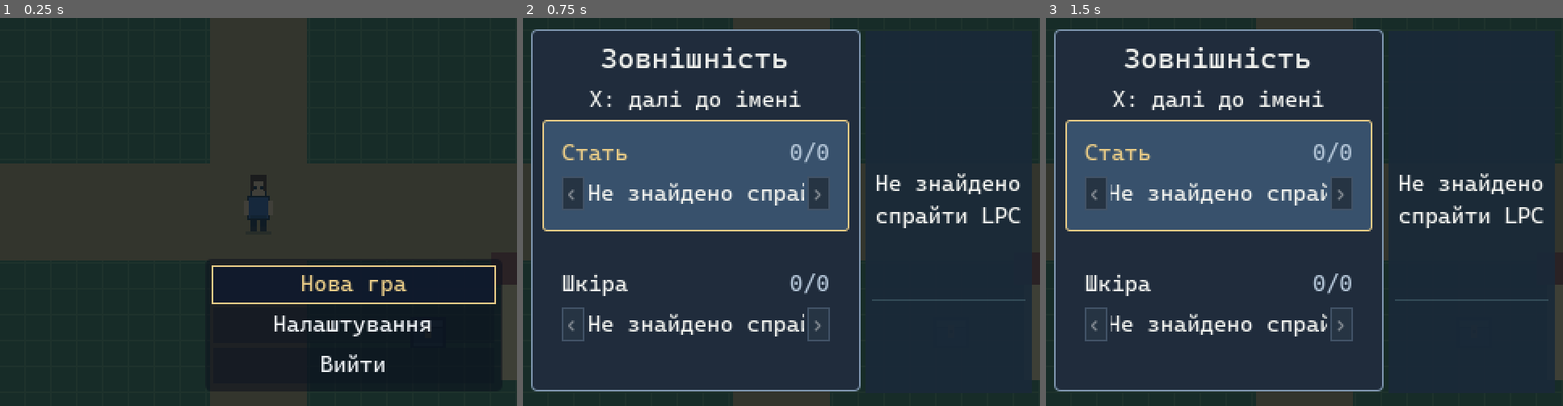
Above: before the commit, frames 1-3 (left to right).
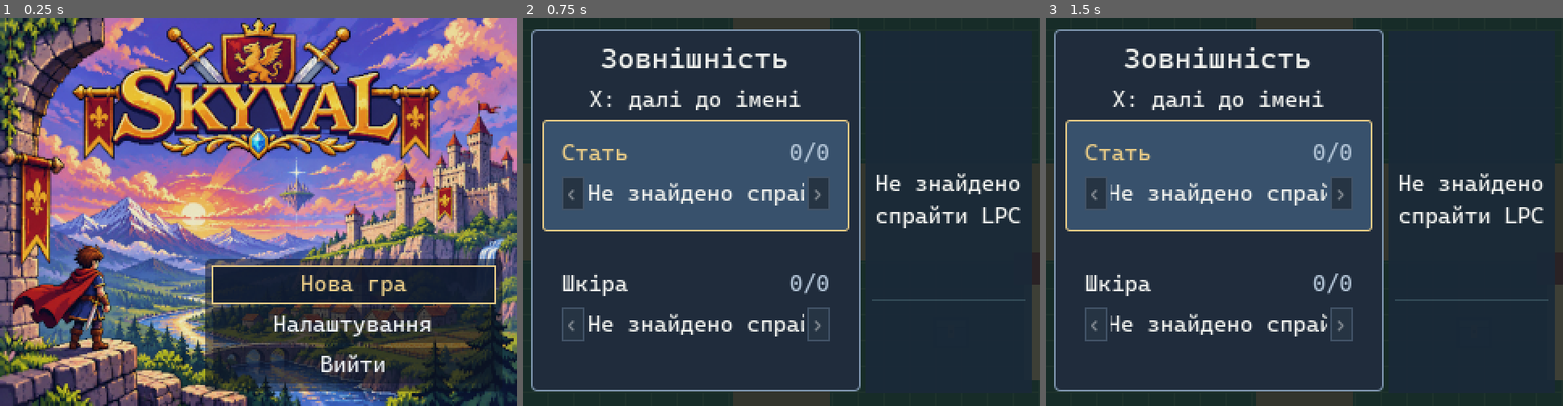
Above: after the commit, the same moments.

Repository: PylSerg/skyval-godot
Game: Godot game, scene res://prototype/camera_test.tscn
Two runs of this game, one before a commit and one after it. Both use one fixed random seed, a clock stepped at 60 frames per second and the inputs below.
Inputs (mouse positions are in pixels of both pictures, inside the frame that each line leads up to):
- Up to frame 1 (0.25 s): no input
- Up to frame 2 (0.75 s): click "Нова гра" at 0.5 s
- Up to frame 3 (1.5 s): tap Enter at 1.25 s; move the mouse to (1418, 192) at 1.27 s; click (1418, 192) at 1.42 s

The runs differ from the first frame. In frame 1, 85% of the frame differs, in the area x 0-100%, y 0-100%; in frame 2, nothing differs; in frame 3, nothing differs.

Commit message:
Load Skyval title screen from existing assets/images/title_bg.jpg

Diff:
--- a/ui/game_menu.gd
+++ b/ui/game_menu.gd
@@ -7,7 +7,7 @@
 const SaveStoreScript = preload("res://game/save_store.gd")
 const NameEntryScript = preload("res://ui/name_entry.gd")
 const FONT_PATH := "res://assets/fonts/CascadiaMono-Regular.ttf"
-const TITLE_IMAGE_PATH := "res://assets/ui/title_background.jpg"
+const TITLE_IMAGE_PATH := "res://assets/images/title_bg.jpg"
 const TITLE_MENU_WIDTH := 184.0
 const TITLE_BUTTON_HEIGHT := 24.0
 const TITLE_BUTTON_GAP := 1.0
